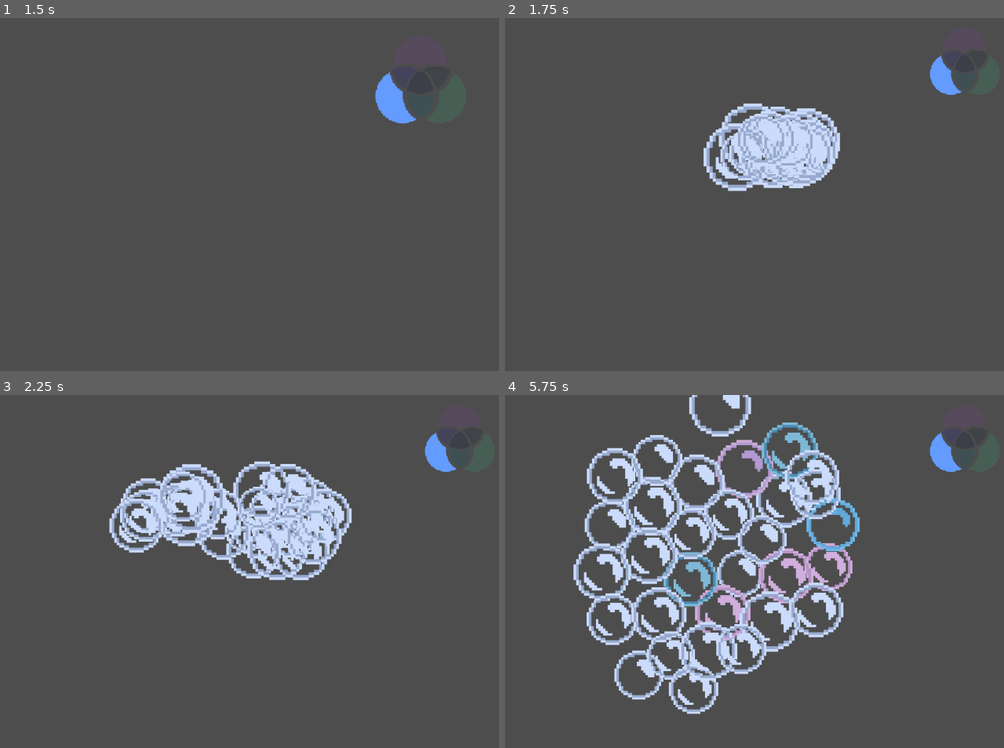
Above: before the commit, frames 1-4 (two rows, left to right).
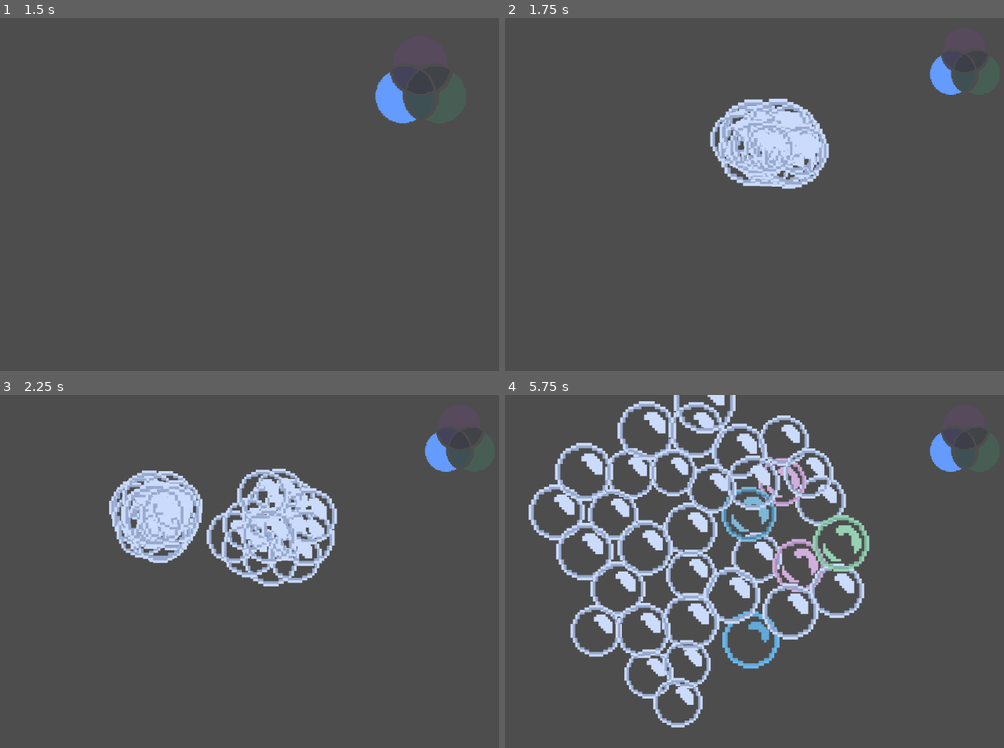
Above: after the commit, the same moments.

Repository: davirss/fakeltd.
Game: Godot game, scene res://Scenes/game.tscn
Two runs of this game, one before a commit and one after it. Both use one fixed random seed, a clock stepped at 60 frames per second and the inputs below. This scene is started directly instead of the project's main scene.
Inputs (mouse positions are in pixels of both pictures, inside the frame that each line leads up to):
- Up to frame 1 (1.5 s): tap Enter (ui_accept) at 0.5, 0.77 s; move the mouse to (149, 226) at 0.52 s; click (149, 226) at 0.6 s; move the mouse to (389, 134) at 1.27 s; click (389, 134) at 1.35 s
- Up to frame 2 (1.75 s): tap Enter (ui_accept) at 1.52 s
- Up to frame 3 (2.25 s): move the mouse to (239, 504) at 2.02 s; click (239, 504) at 2.1 s
- Up to frame 4 (5.75 s): move the mouse to (804, 564) at 2.77 s; click (804, 564) at 2.85 s; tap Enter (ui_accept) at 3.02, 3.77, 4.52 s; move the mouse to (749, 546) at 3.52 s; click (749, 546) at 3.6 s; move the mouse to (849, 486) at 4.27 s; click (849, 486) at 4.35 s; move the mouse to (809, 539) at 5.02 s; click (809, 539) at 5.1 s

Frame 1 is identical in both runs. In frame 2, 3.5% of the frame differs, in the area x 39-68%, y 22-50%; in frame 3, 8.5%; in frame 4, 26%, in the area x 4-74%, y 0-95%.

Commit message:
Do not let any bubbles swap colors in the same state

Diff:
--- a/bubble/bubble.gd
+++ b/bubble/bubble.gd
@@ -36,7 +36,10 @@
 	)
 
 
-func _update_sprite() -> void:
+func _update_sprite(previous_bubble_state: BubbleDefinitions.BubbleState) -> void:
+	if (previous_bubble_state == bubble_state):
+		return
+
 	match bubble_state:
 		BubbleDefinitions.BubbleState.NEUTRAL:
 			if randf() >= 0.5:
@@ -76,12 +79,14 @@
 		BubbleDefinitions.BubbleState.INSTAGRAM,
 	]
 
+	var previous_bubble_state = bubble_state
+
 	for next_bubble_state in bubble_states:
 		if (next_bubble_state_picker < distributions[next_bubble_state]):
 			bubble_state = next_bubble_state
 			break
 
-	_update_sprite()
+	_update_sprite(previous_bubble_state)
 
 
 func _prepare_to_grow() -> void:
@@ -95,7 +100,7 @@
 	_calculate_variable_size_difference()
 	_calculate_distribution_ranges()
 	_calculate_variable_time_to_convert()
-	_update_sprite()
+	_update_sprite(bubble_state)
 	_prepare_to_grow()
 
 
